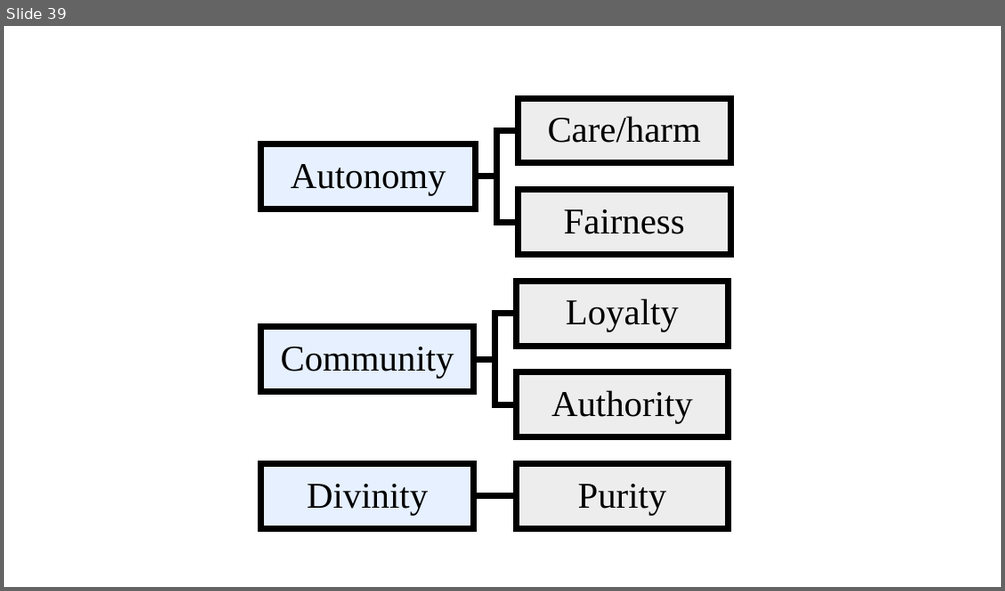
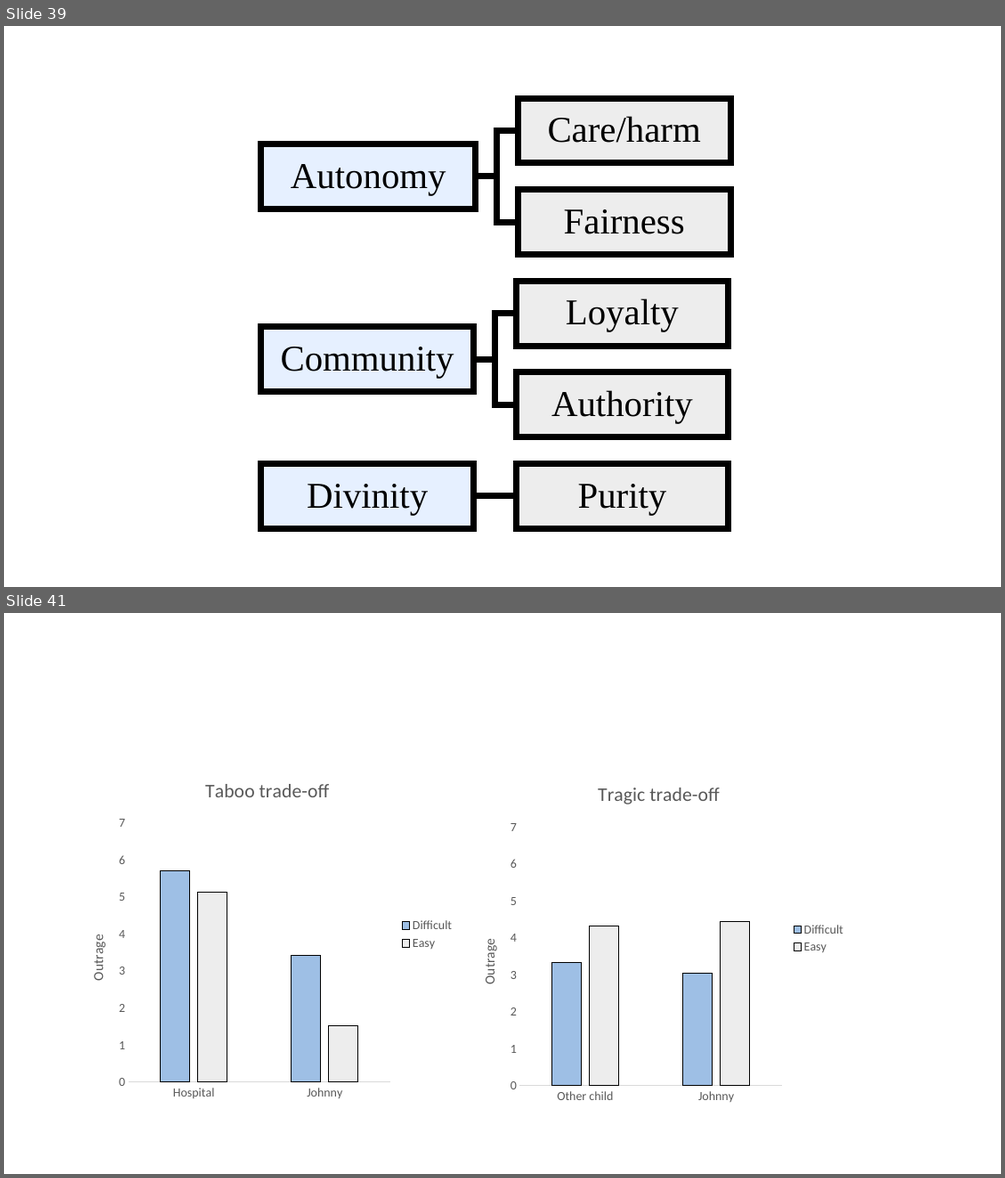
Before and after one commit to sdimakis/moral_psychology, a slide deck: lectures/Presentation1.pptx. Shown one above the other, each under a label of ours: slide 39 before the commit, slides 39 and 41 after it; the slides between them are not shown. The pictures are 1005x591 and 1005x1178 pixels, drawn with LibreOffice and Linux fonts; fonts in the diff are those of the drawing. Boxes give left, top, right and bottom in pixels: in the first picture for what was removed or moved away, otherwise in the second. Text is boxed around its words. In the diff, an @@ line names an element or a change of style, - is before the commit and + after.

```diff
--- a/lectures/Presentation1.pptx
+++ b/lectures/Presentation1.pptx
@@ slide 41 added at (x1=4, y1=613, x2=1001, y2=1174), background #FFFFFF @@
@@ column chart added at (x1=73, y1=763, x2=462, y2=1107) @@
+title "Taboo trade-off "
+categories: Hospital, Johnny
+Difficult: 5.7, 3.4
+Easy: 5.1, 1.5
@@ column chart added at (x1=464, y1=766, x2=853, y2=1111) @@
+title "Tragic trade-off "
+categories: Other child, Johnny
+Difficult: 3.3, 3
+Easy: 4.3, 4.4
```
Also in this commit, not shown: 1 other slide added, 32 other files.
